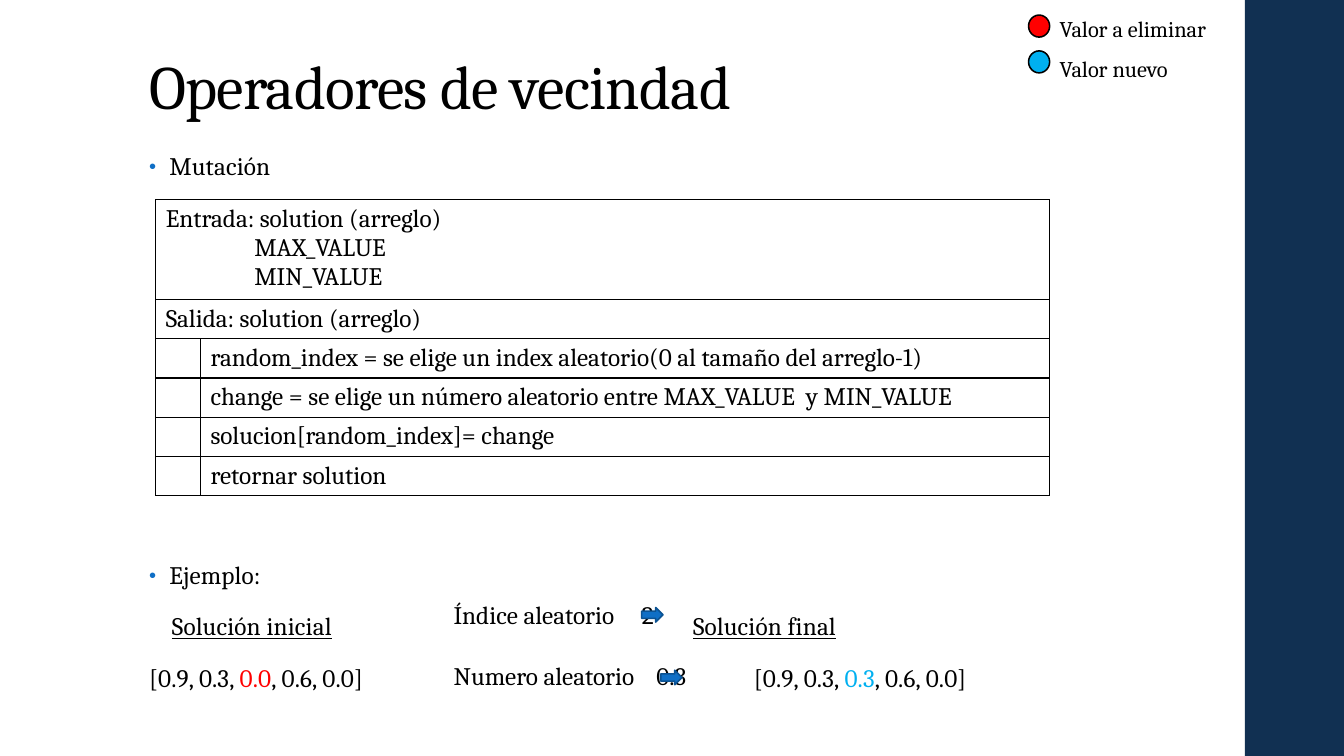
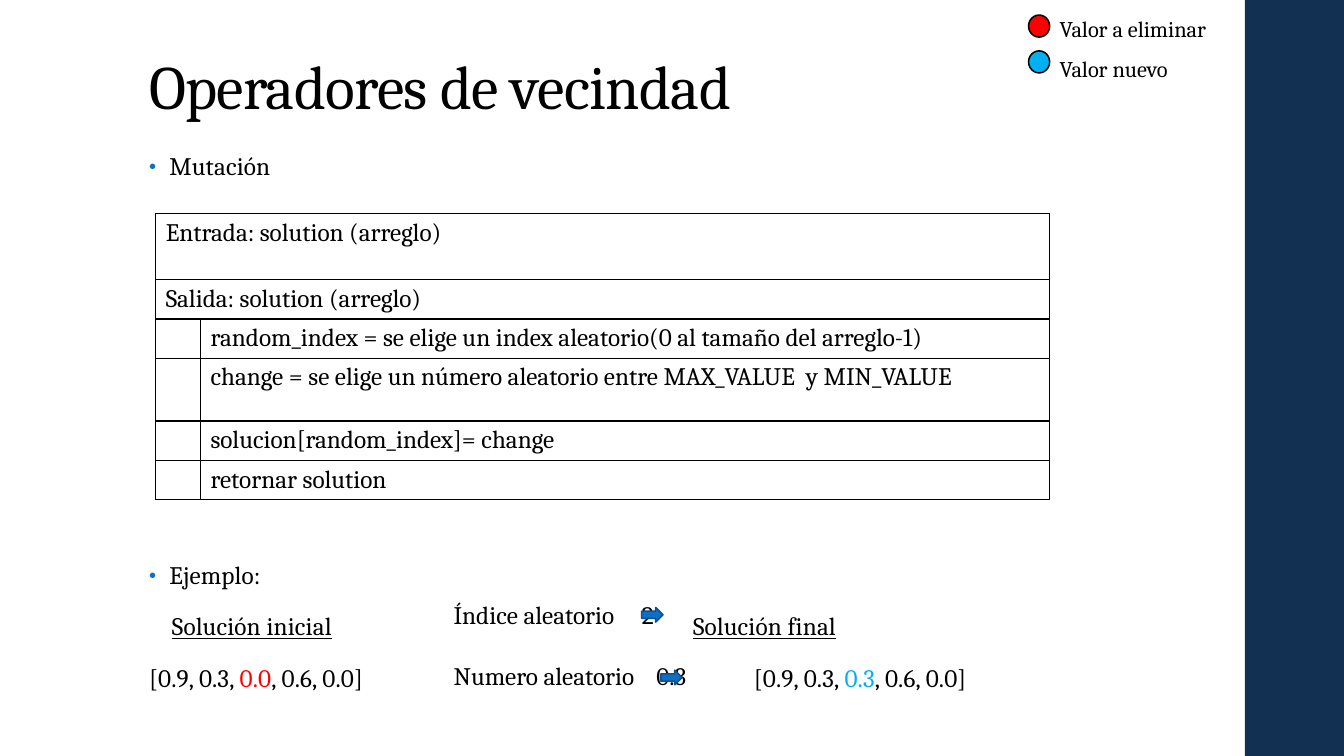
Before and after one commit to Javy011021/prediccion1, a slide deck: slide 6 of ppt/MH_Laura_Javier T2.pptx. Drawn at 1344x756 pixels with LibreOffice and Linux fonts; fonts in the diff are those of the drawing. Boxes give left, top, right and bottom in pixels: in the first picture for what was removed or moved away, otherwise in the second. Text is boxed around its words. In the diff, an @@ line names an element or a change of style, - is before the commit and + after.

```diff
--- a/ppt/MH_Laura_Javier T2.pptx
+++ b/ppt/MH_Laura_Javier T2.pptx
@@ table at (155, 214, 1049, 512) @@
-row 1, column 1: Entrada: solution (arreglo) / MAX_VALUE / MIN_VALUE
+row 1, column 1: Entrada: solution (arreglo)
@@ table: place and size @@
-table at (155, 200, 1049, 532)
+table at (155, 214, 1049, 512)
```
Also in this commit, not shown: 3 other slides changed.
